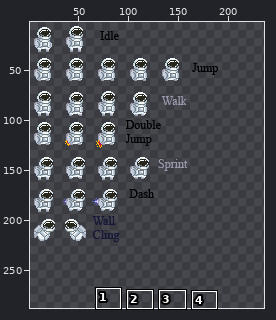
Sprite sheet: assets/sprites/player/astronaut_sheet.png. The first picture is a wide view before the edit; the outline marks the close-up.
Close-up. The starting point:
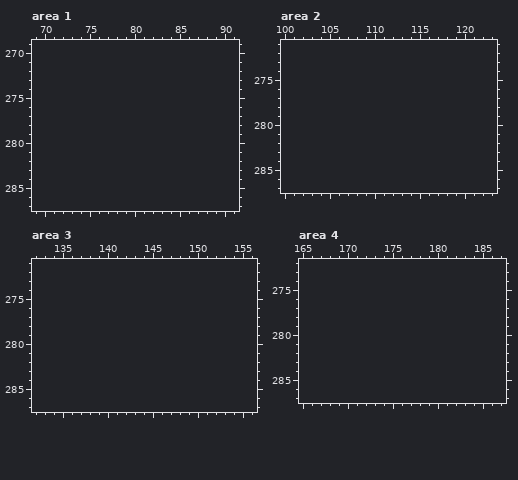
The file is 192x224 pixels. Pixels under 10% opacity are left out. Colours within 5 levels of each other are drawn and written as one. Shown: area 1: x 69..91, y 269..287; area 2: x 100..123, y 271..287; area 3: x 132..156, y 271..287; area 4: x 165..187, y 272..287. The old version is drawn lined up with the new one, on the new canvas. The wide view leaves out empty margins. The commit also changed other parts of the picture, which this record leaves out.
Now the later version:
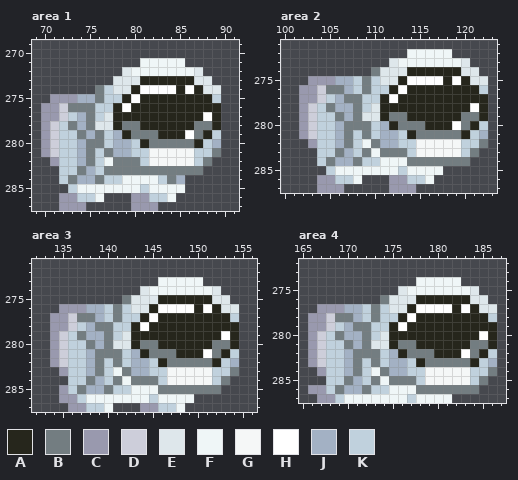
Palette (. is transparent): A #26261c  B #737d81  C #9999ae  D #cdceda  E #dee7eb  F #eff6f7  G #f5f7f7  H #ffffff  J #a3b1c4  K #c0d1dd
Changes in this commit:
canvas 192x224 -> 240x288
--- area 1
@@ x 69..91 @@
 270 .......................
-271 .......................
-272 .......................
-273 .......................
-274 .......................
-275 .......................
-276 .......................
-277 .......................
-278 .......................
-279 .......................
-280 .......................
-281 .......................
-282 .......................
-283 .......................
-284 .......................
-285 .......................
-286 .......................
-287 .......................
+271 ............FFFFF......
+272 ..........EFFFFFFFE....
+273 .........EEEAAAAAAEE...
+274 .......BKEEAHHHHAHAEE..
+275 ..CCCJJBKKAHAAAAAAAAK..
+276 .CCDBBBKKAHAAAAAAAAAA..
+277 .CCDKJBKEAAAAAAAAAAHA..
+278 .CDKBJBEEABBAAAAAABBA..
+279 .CDKKBJBKJABBBAAAHBAK..
+280 .CDKKJBBKJJKABBBBBAKJ..
+281 .CDKKJBKBJJKKGGGGGKKB..
+282 ..CKKJBKFBBBKGGGGGKB...
+283 ...KKBJKBBBBBBBBBBB....
+284 ...KBJJBKKFFFFKBJ......
+285 ....KFFFFFFFKFFFF......
+286 ...CCKKF...CCKKF.......
+287 ...CCC.....CCC.........
--- area 2
@@ x 100..123 @@
 271 ........................
-272 ........................
-273 ........................
-274 ........................
-275 ........................
-276 ........................
-277 ........................
-278 ........................
-279 ........................
-280 ........................
-281 ........................
-282 ........................
-283 ........................
-284 ........................
-285 ........................
-286 ........................
-287 ........................
+272 ..............FFFFF.....
+273 ............EFFFFFFFE...
+274 ..........BEEEAAAAAAEE..
+275 ...CCCJJKBKEEAHHHHAHAEE.
+276 ..CCDBBJKBKKAHAAAAAAAAK.
+277 ..CCDKJBBKKAHAAAAAAAAAA.
+278 ..CDKBJJBKEAAAAAAAAAAHA.
+279 ..CDKKBJBEEABBAAAAAABBA.
+280 ..CDKKJBBBKJABBBAAAHBAK.
+281 ..CDKKJBKBKJJKABBBBBAKJ.
+282 ...CKKJBKFBJJKKGGGGGKKB.
+283 ....KKBJKBFBBBKGGGGGKB..
+284 ....KBJJBKKFFFBBBBBBB...
+285 .....KFFFFFFFKFFFF......
+286 ....CCKKF...CCKKF.......
+287 ....CCC.....CCC.........
--- area 3
@@ x 132..156 @@
 272 .........................
-273 .........................
-274 .........................
-275 .........................
-276 .........................
-277 .........................
-278 .........................
-279 .........................
-280 .........................
-281 .........................
-282 .........................
-283 .........................
-284 .........................
-285 .........................
-286 .........................
-287 .........................
+273 ..............FFFFF......
+274 ............EFFFFFFFE....
+275 ..........BEEEAAAAAAEE...
+276 ...CCCJJKBKEEAHHHHAHAEE..
+277 ..CCDBBJKBKKAHAAAAAAAAK..
+278 ..CCDKJBBKKAHAAAAAAAAAA..
+279 ..CDKBJJBKEAAAAAAAAAAHA..
+280 ..CDKKBJBEEABBAAAAAABBA..
+281 ..CDKKJBBBKJABBBAAAHBAK..
+282 ..CDKKJBKBKJJKABBBBBAKJ..
+283 ...CKKJBKFBJJKKGGGGGKKB..
+284 ....KKBJKBFBBBKGGGGGKB...
+285 ...CKBJJBKKFFFBBBBBBB....
+286 ...CCKFFFFFFFKFFFF.......
+287 ....CCKKF...CCKKF........
--- area 4
@@ x 165..187 @@
 273 .......................
-274 .......................
-275 .......................
-276 .......................
-277 .......................
-278 .......................
-279 .......................
-280 .......................
-281 .......................
-282 .......................
-283 .......................
-284 .......................
-285 .......................
-286 .......................
-287 .......................
+274 .............FFFFF.....
+275 ...........EFFFFFFFE...
+276 .........BEEEAAAAAAEE..
+277 ..CCCJJKBKEEAHHHHAHAEE.
+278 .CCDBBJKBKKAHAAAAAAAAK.
+279 .CCDKJBBKKAHAAAAAAAAAA.
+280 .CDKBJJBKEAAAAAAAAAAHA.
+281 .CDKKBJBEEABBAAAAAABBA.
+282 .CDKKJBBBKJABBBAAAHBAK.
+283 .CDKKJBKBKJJKABBBBBAKJ.
+284 ..CKKJBKFBJJKKGGGGGKKB.
+285 ...KKBJKBFBBBKGGGGGKB..
+286 .CCKBJJBKKFFFBBBBBBB...
+287 ..CCKFFFFFFFKFFFF......
Where, in picture pixels (left, top, right, bottom), the same in both close-ups:
added: (41, 58, 221, 211)
added: (299, 49, 488, 193)
added: (50, 277, 239, 412)
added: (308, 277, 497, 403)
